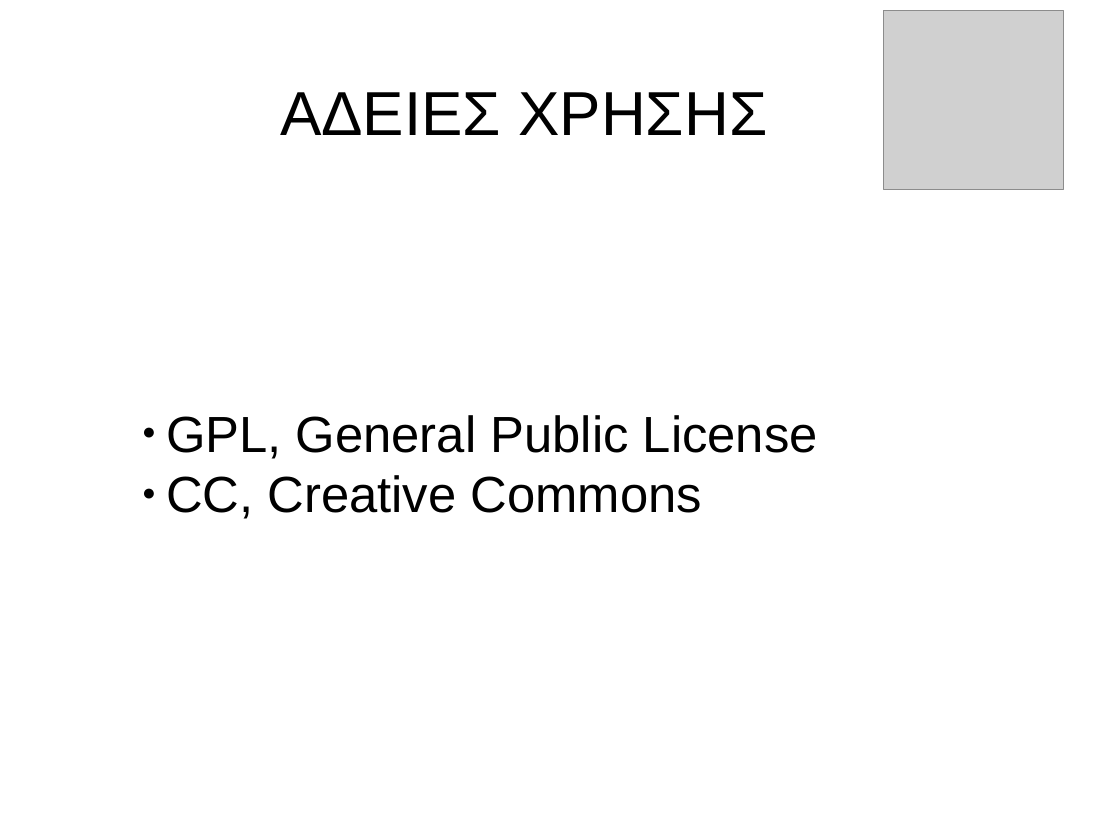
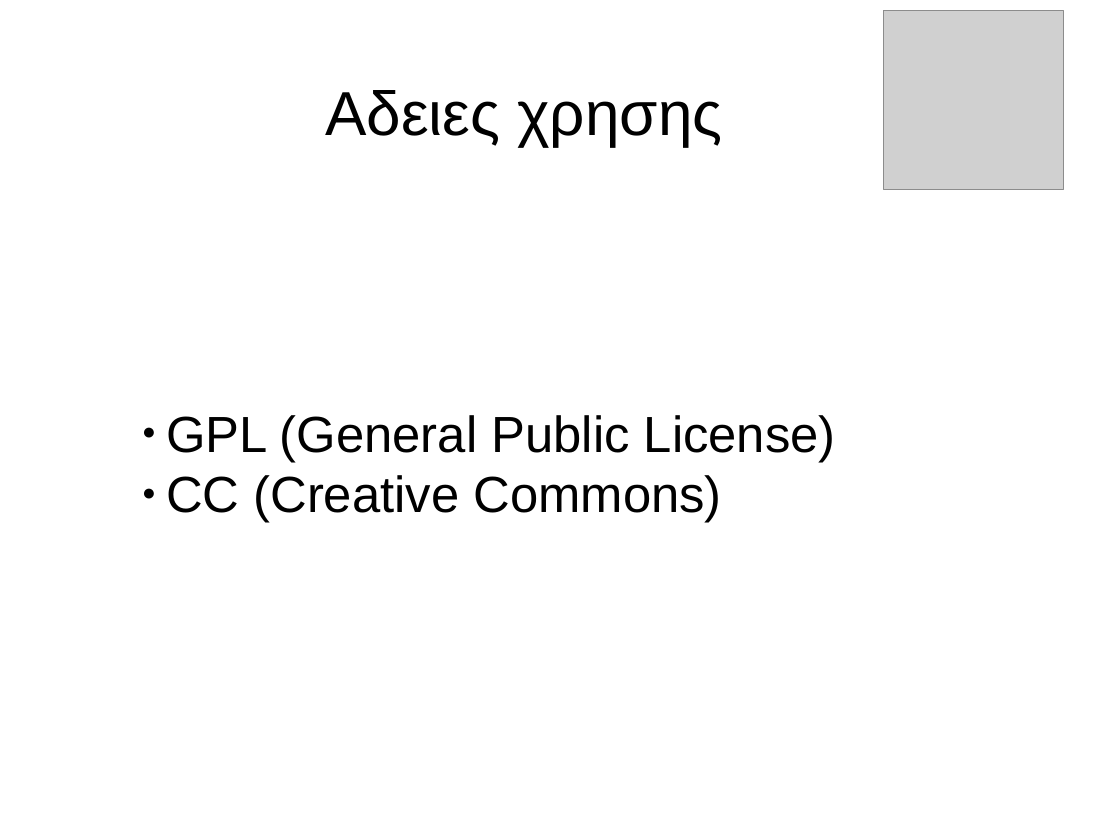
Before and after one commit to gtsiap/presenations, a slide deck: slide 5 of FOSS day/ellak.odp. Drawn at 1120x840 pixels with LibreOffice and Linux fonts; fonts in the diff are those of the drawing; grey boxes stand for pictures. Boxes give left, top, right and bottom in pixels: in the first picture for what was removed or moved away, otherwise in the second. Text is boxed around its words. In the diff, an @@ line names an element or a change of style, - is before the commit and + after.

```diff
--- a/FOSS day/ellak.odp
+++ b/FOSS day/ellak.odp
@@ title at box(325, 90, 722, 146): text changed @@
-ΑΔΕΙΕΣ ΧΡΗΣΗΣ
+Αδειες χρησης
@@ text at box(166, 415, 836, 523): text changed @@
-● GPL, General Public License
-● CC, Creative Commons
+● GPL (General Public License)
+● CC (Creative Commons)
```
Also in this commit, not shown: 5 other slides changed, 2 slides added.
